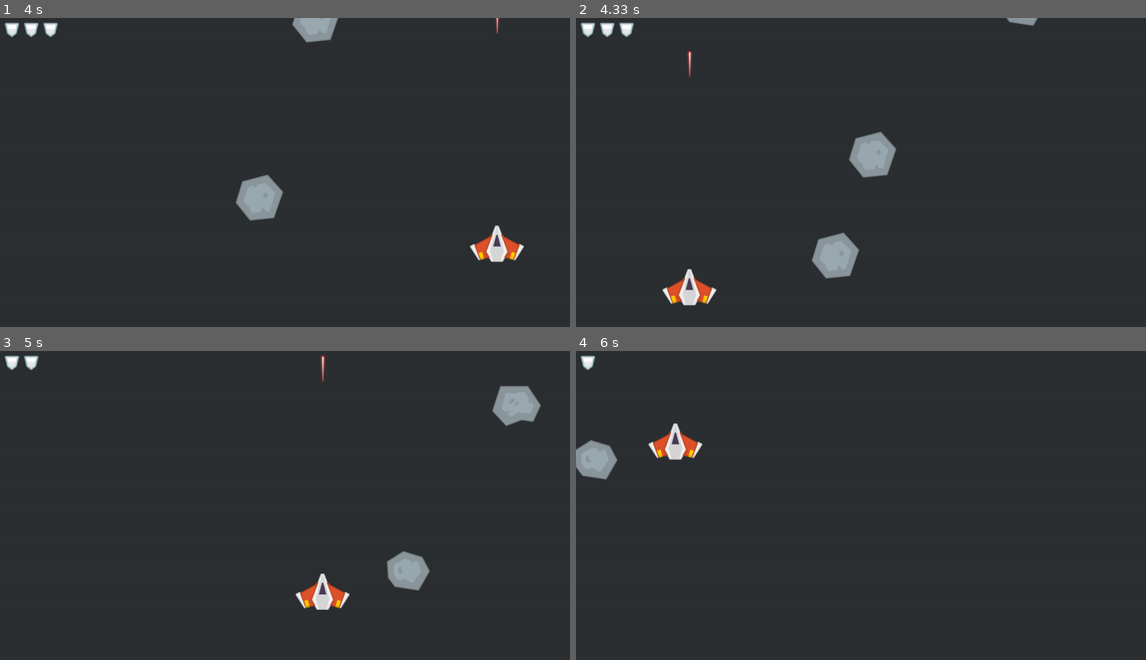
Above: before the commit, frames 1-4 (two rows, left to right).
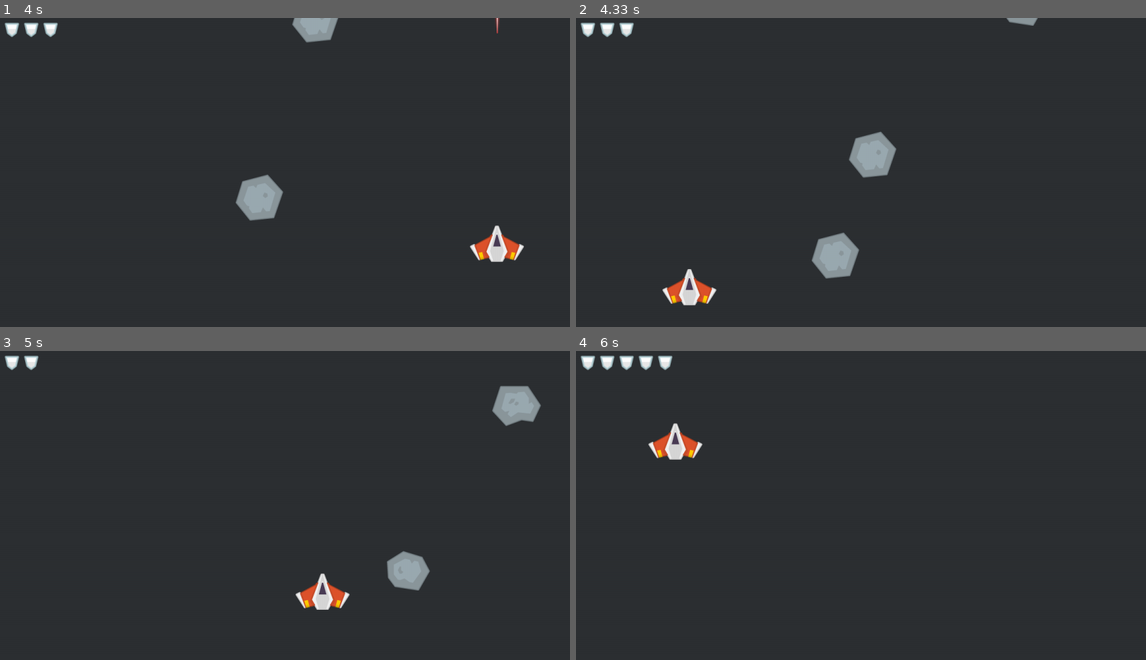
Above: after the commit, the same moments.

Repository: eccololo/pygame-projects
Game: pygame game, started from Meteor Dodger/main.py
Two runs of this game, one before a commit and one after it. Both use one fixed random seed, a clock stepped at 60 frames per second and the inputs below.
Inputs (mouse positions are in pixels of both pictures, inside the frame that each line leads up to):
- Up to frame 1 (4 s): click (290, 172) at 0.38 s; click (108, 126) at 0.72 s; click (501, 280) at 1.05 s; click (153, 110) at 1.38 s; click (290, 209) at 1.72 s; click (205, 107) at 2.05 s; click (490, 252) at 2.38 s; click (102, 203) at 2.72 s; click (119, 113) at 3.05 s; click (153, 228) at 3.38 s; click (495, 243) at 3.72 s
- Up to frame 2 (4.33 s): click (690, 286) at 4.05 s
- Up to frame 3 (5 s): click (108, 524) at 4.38 s; click (324, 592) at 4.72 s
- Up to frame 4 (6 s): click (969, 607) at 5.05 s; click (661, 613) at 5.38 s; click (672, 440) at 5.72 s

Frame 1 is identical in both runs. In frame 2, less than 0.1% of the frame differs, in the area x 19-21%, y 10-20%; in frame 3, less than 0.1%; in frame 4, 1.1%, in the area x 0-17%, y 1-42%.

Commit message:
Add slower laser shooting.

Diff:
--- a/Meteor Dodger/main.py
+++ b/Meteor Dodger/main.py
@@ -9,8 +9,12 @@
 screen = pygame.display.set_mode((SCREEN_WIDTH, SCREEN_HEIGHT))
 clock = pygame.time.Clock()
 score = 0
+laser_timer = 0
+laser_active = False
 
 def main_game():
+    global laser_active
+
     # Sprites Render
     laser_group.draw(screen)
     laser_group.update()
@@ -25,6 +29,10 @@
 
     for laser in laser_group:
         pygame.sprite.spritecollide(laser, meteor_group, True)
+
+    # Laser timer
+    if pygame.time.get_ticks() - laser_timer >= 1000:
+        laser_active = True
 
     return 1
 
@@ -69,9 +77,11 @@
             speed_y = random.randrange(3, 10)
             meteor_group.add(Meteor(meteor_image, random_pos_x, random_pos_y, speed_x, speed_y))
 
-        if event.type == pygame.MOUSEBUTTONDOWN:
+        if event.type == pygame.MOUSEBUTTONDOWN and laser_active:
             laser_image = './assets/sprites/Laser.png'
             laser_group.add(Laser(laser_image, event.pos, 14))
+            laser_active = False
+            laser_timer = pygame.time.get_ticks()
 
         # Game reset function
         if event.type == pygame.MOUSEBUTTONDOWN and spaceship_group.sprite.health <= 0:
